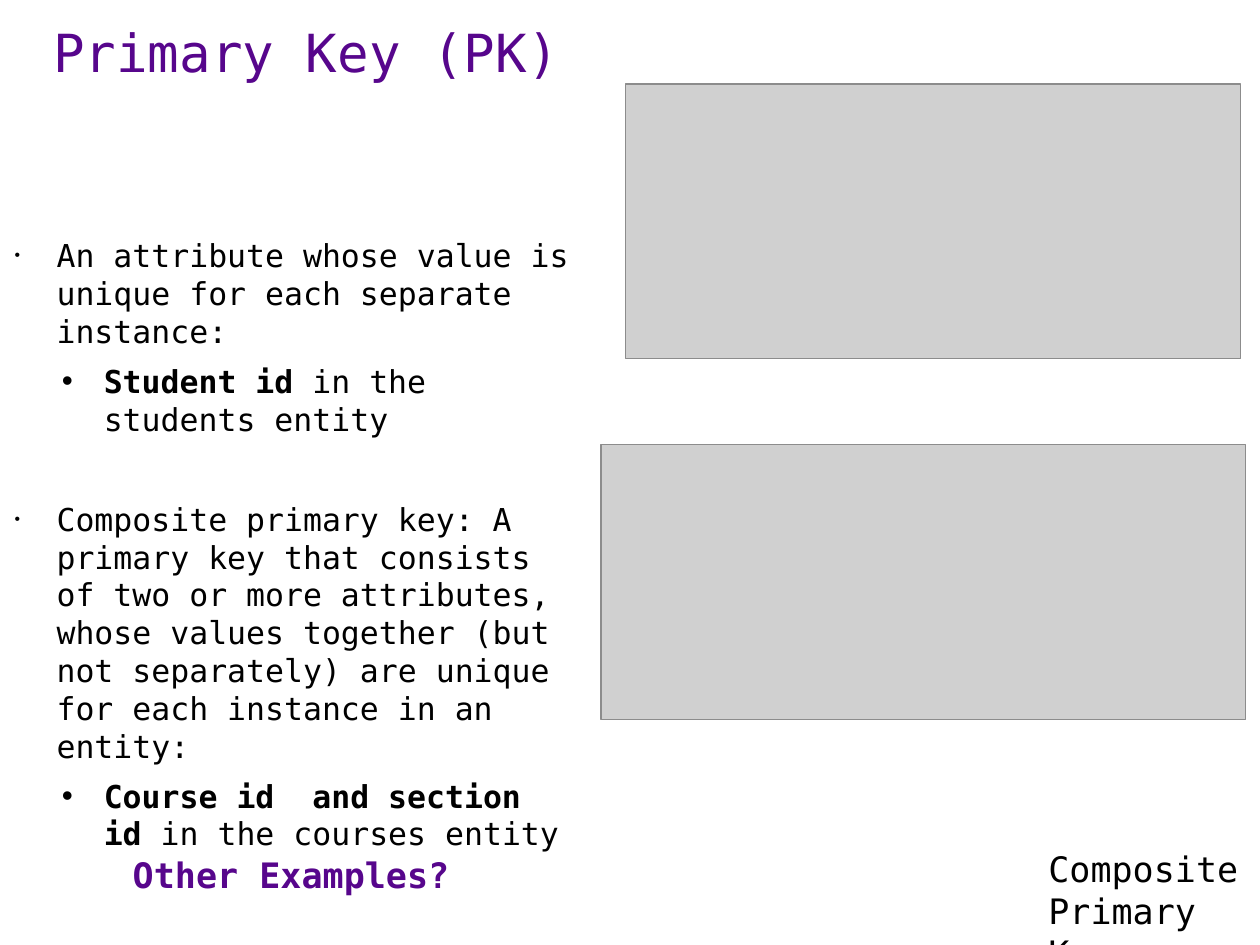
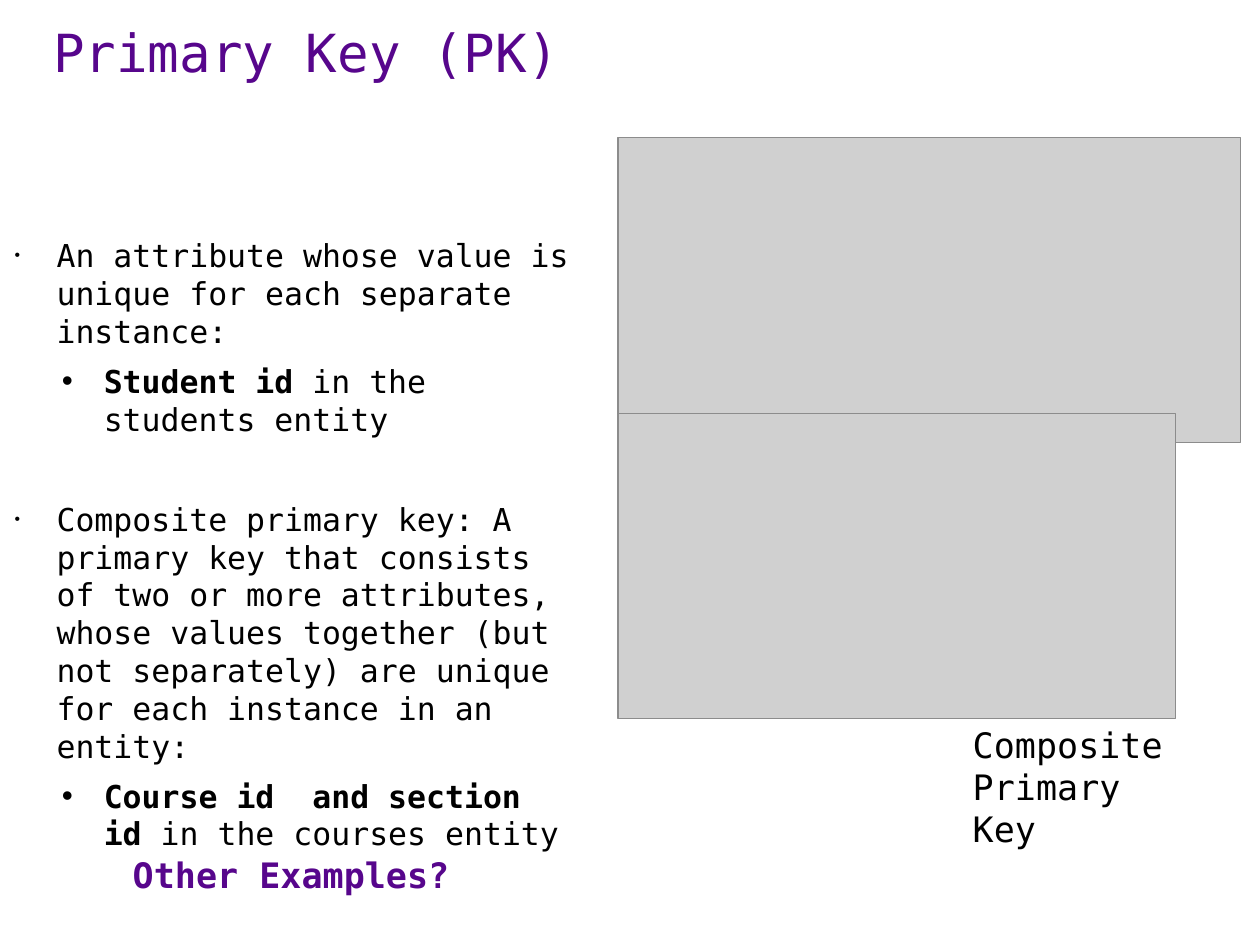
Before and after one commit to ipeirotis/introduction-to-databases, a slide deck: slide 5 of session1/A1-ER_modeling.pptx. Drawn at 1260x945 pixels with LibreOffice and Linux fonts; fonts in the diff are those of the drawing; grey boxes stand for pictures. Boxes give left, top, right and bottom in pixels: in the first picture for what was removed or moved away, otherwise in the second. Text is boxed around its words. In the diff, an @@ line names an element or a change of style, - is before the commit and + after.

```diff
--- a/session1/A1-ER_modeling.pptx
+++ b/session1/A1-ER_modeling.pptx
@@ picture: place and size @@
-picture at bbox=[626, 84, 1241, 359]
+picture at bbox=[617, 137, 1240, 442]
@@ picture: place and size @@
-picture at bbox=[601, 445, 1246, 719]
+picture at bbox=[617, 413, 1176, 718]
@@ text "Composite" rewrapped from bbox=[1048, 855, 1238, 932] to bbox=[973, 731, 1163, 850] @@
```
Also in this commit, not shown: 8 other slides changed.
